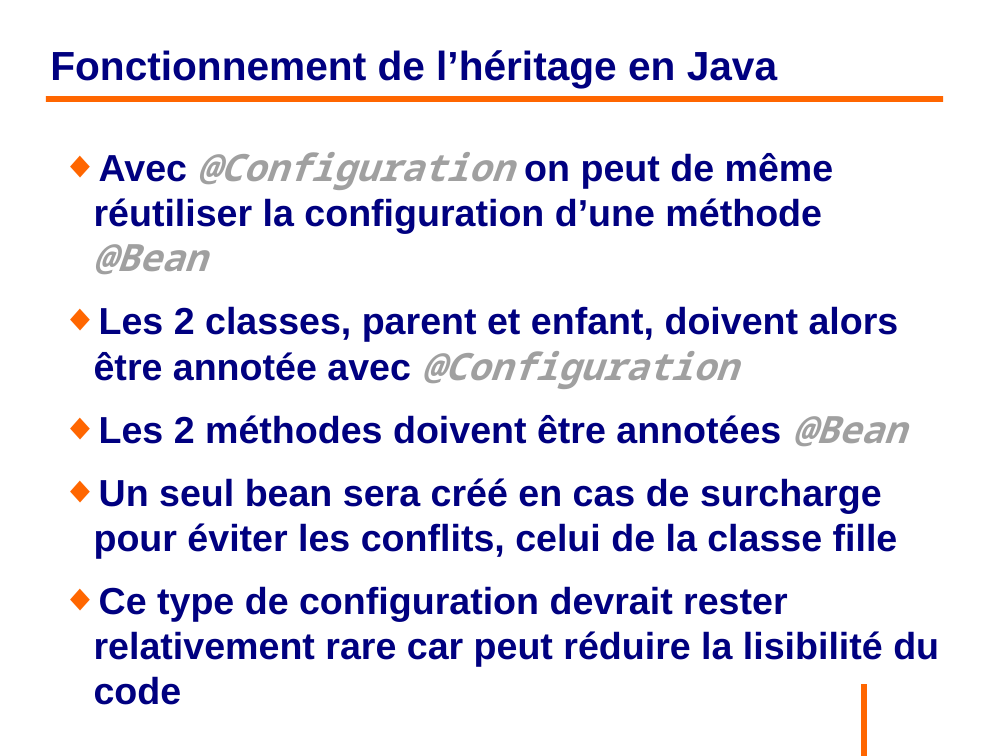
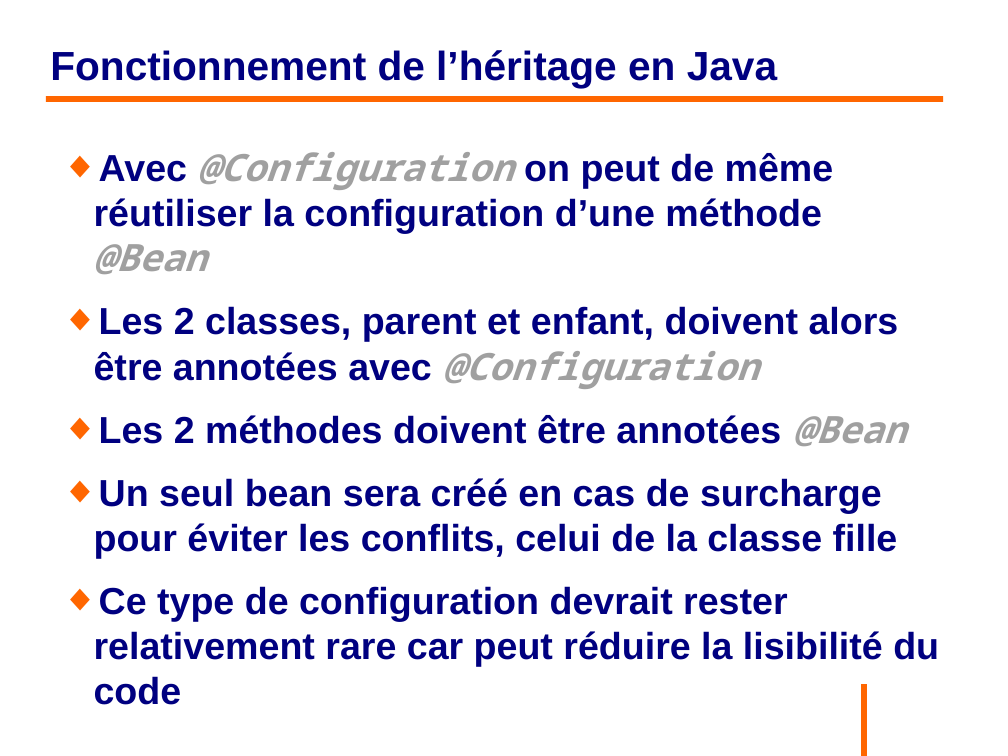
Before and after one commit to philphils/formation-spring, a slide deck: slide 124 of Documentation/diapo_formation_spring.odp. Drawn at 1008x756 pixels with LibreOffice and Linux fonts; fonts in the diff are those of the drawing; background and template pictures are left out. Boxes give left, top, right and bottom in pixels: in the first picture for what was removed or moved away, otherwise in the second. Text is boxed around its words. In the diff, an @@ line names an element or a change of style, - is before the commit and + after.

```diff
--- a/Documentation/diapo_formation_spring.odp
+++ b/Documentation/diapo_formation_spring.odp
@@ text at bbox=[94, 306, 899, 389]: text changed @@
-◆ Les 2 classes, parent et enfant, doivent alors être annotée avec @Configuration
+◆ Les 2 classes, parent et enfant, doivent alors être annotées avec @Configuration
```
Also in this commit, not shown: 23 other slides changed.
